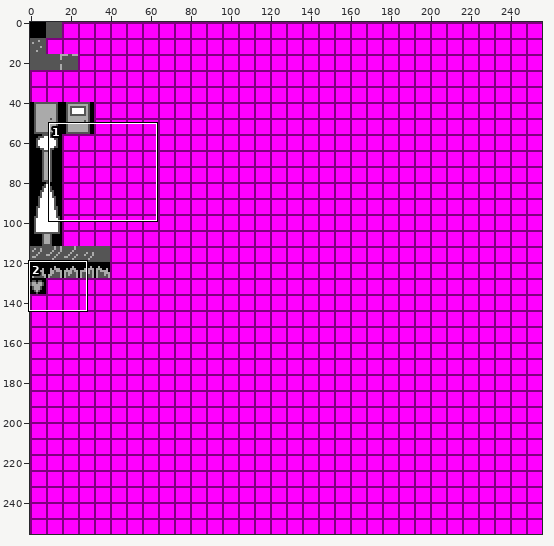
Two versions of one sprite sheet, res/Tiles/tile_sheet.png. The first picture is a wide view before the edit; the outline marks the close-up.
Close-up. As it was:
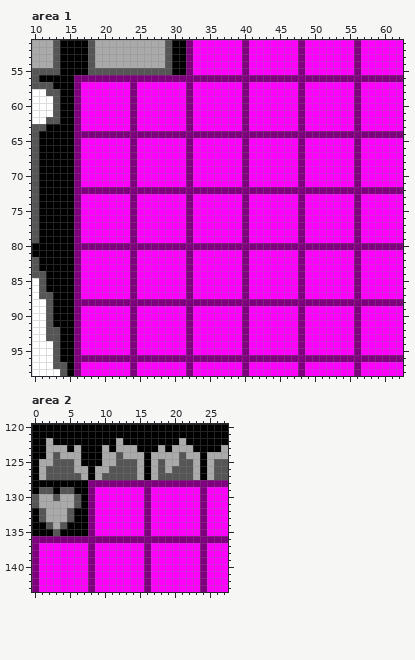
The file is 256x256 pixels. Shown: area 1: x 10..62, y 51..98; area 2: x 0..27, y 120..143.
The same view after the edit:
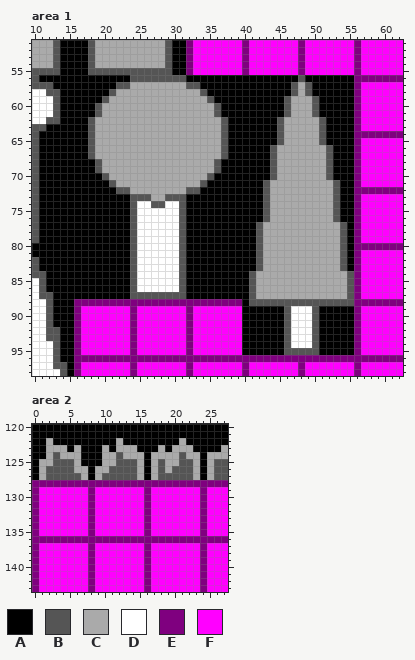
Palette (. is transparent): A #000000  B #555555  C #aaaaaa  D #ffffff  E #7f007f  F #ff00ff
Diff:
Area 1:
y 56: x 16..55 EEEEEEEEEEEEEEEEEEEEEEEEEEEEEEEEEEEEEEEE -> AAAAAAAABBBBBBBBAAAAAAAAAAAAAAAABAAAAAAA
y 57: x 16..55 EFFFFFFFEFFFFFFFEFFFFFFFEFFFFFFFEFFFFFFF -> AAAAAABBCCCCCCCCBBAAAAAAAAAAAAABCBAAAAAA
y 58: x 16..55 EFFFFFFFEFFFFFFFEFFFFFFFEFFFFFFFEFFFFFFF -> AAAAABCCCCCCCCCCCCBAAAAAAAAAAAABCBAAAAAA
y 59: x 16..55 EFFFFFFFEFFFFFFFEFFFFFFFEFFFFFFFEFFFFFFF -> AAAABCCCCCCCCCCCCCCBAAAAAAAAAABCCCBAAAAA
y 60..61: x 16..55 EFFFFFFFEFFFFFFFEFFFFFFFEFFFFFFFEFFFFFFF -> AAABCCCCCCCCCCCCCCCCBAAAAAAAAABCCCBAAAAA
y 62..63: x 16..55 EFFFFFFFEFFFFFFFEFFFFFFFEFFFFFFFEFFFFFFF -> AABCCCCCCCCCCCCCCCCCCBAAAAAAABCCCCCBAAAA
y 64: x 16..55 EEEEEEEEEEEEEEEEEEEEEEEEEEEEEEEEEEEEEEEE -> AABCCCCCCCCCCCCCCCCCCBAAAAAAABCCCCCBAAAA
y 65: x 16..55 EFFFFFFFEFFFFFFFEFFFFFFFEFFFFFFFEFFFFFFF -> AABCCCCCCCCCCCCCCCCCCBAAAAAAABCCCCCBAAAA
y 66..67: x 16..55 EFFFFFFFEFFFFFFFEFFFFFFFEFFFFFFFEFFFFFFF -> AABCCCCCCCCCCCCCCCCCCBAAAAAABCCCCCCCBAAA
y 68..69: x 16..55 EFFFFFFFEFFFFFFFEFFFFFFFEFFFFFFFEFFFFFFF -> AAABCCCCCCCCCCCCCCCCBAAAAAAABCCCCCCCBAAA
y 70: x 16..55 EFFFFFFFEFFFFFFFEFFFFFFFEFFFFFFFEFFFFFFF -> AAAABCCCCCCCCCCCCCCBAAAAAAAABCCCCCCCBAAA
y 71: x 16..55 EFFFFFFFEFFFFFFFEFFFFFFFEFFFFFFFEFFFFFFF -> AAAAABCCCCCCCCCCCCBAAAAAAAABCCCCCCCCCBAA
y 72: x 16..55 EEEEEEEEEEEEEEEEEEEEEEEEEEEEEEEEEEEEEEEE -> AAAAAABBCCCCCCCCBBAAAAAAAAABCCCCCCCCCBAA
y 73: x 16..55 EFFFFFFFEFFFFFFFEFFFFFFFEFFFFFFFEFFFFFFF -> AAAAAAAABBBCCBBBAAAAAAAAAAABCCCCCCCCCBAA
y 74: x 16..55 EFFFFFFFEFFFFFFFEFFFFFFFEFFFFFFFEFFFFFFF -> AAAAAAAABDDBBDDBAAAAAAAAAAABCCCCCCCCCBAA
y 75..76: x 16..55 EFFFFFFFEFFFFFFFEFFFFFFFEFFFFFFFEFFFFFFF -> AAAAAAAABDDDDDDBAAAAAAAAAAABCCCCCCCCCBAA
y 77..79: x 16..55 EFFFFFFFEFFFFFFFEFFFFFFFEFFFFFFFEFFFFFFF -> AAAAAAAABDDDDDDBAAAAAAAAAABCCCCCCCCCCCBA
y 80: x 16..55 EEEEEEEEEEEEEEEEEEEEEEEEEEEEEEEEEEEEEEEE -> AAAAAAAABDDDDDDBAAAAAAAAAABCCCCCCCCCCCBA
y 81..83: x 16..55 EFFFFFFFEFFFFFFFEFFFFFFFEFFFFFFFEFFFFFFF -> AAAAAAAABDDDDDDBAAAAAAAAAABCCCCCCCCCCCBA
y 84..86: x 16..55 EFFFFFFFEFFFFFFFEFFFFFFFEFFFFFFFEFFFFFFF -> AAAAAAAABDDDDDDBAAAAAAAAABCCCCCCCCCCCCCB
y 87: x 16..55 EFFFFFFFEFFFFFFFEFFFFFFFEFFFFFFFEFFFFFFF -> AAAAAAAABBBBBBBBAAAAAAAAABCCCCCCCCCCCCCB
y 88: x 40..55 EEEEEEEEEEEEEEEE -> ABBBBBBBBBBBBBBB
y 89..94: x 40..55 EFFFFFFFEFFFFFFF -> AAAAAABDDDBAAAAA
y 95: x 40..55 EFFFFFFFEFFFFFFF -> AAAAAABBBBBAAAAA
Area 2:
y 128: x 0..7 AAAAAAAA -> EEEEEEEE
y 129: x 0..7 ABBABBAA -> EFFFFFFF
y 130: x 0..7 BCCBCCBA -> EFFFFFFF
y 131: x 0..7 BCCCCCBA -> EFFFFFFF
y 132..133: x 0..7 ABCCCBAA -> EFFFFFFF
y 134: x 0..7 AABCBAAA -> EFFFFFFF
y 135: x 0..7 AAABAAAA -> EFFFFFFF
